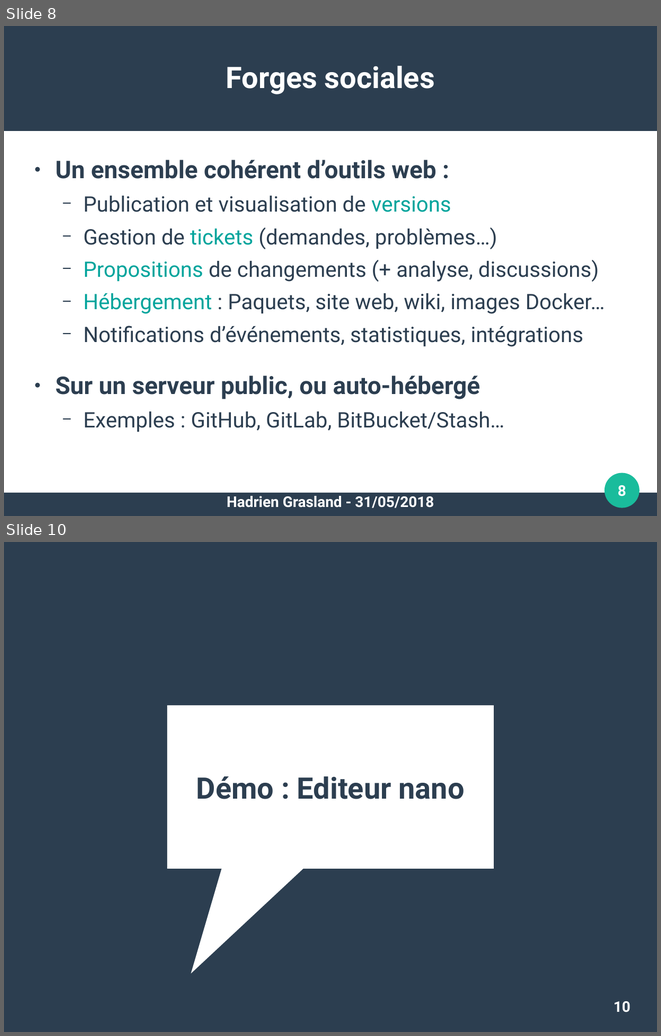
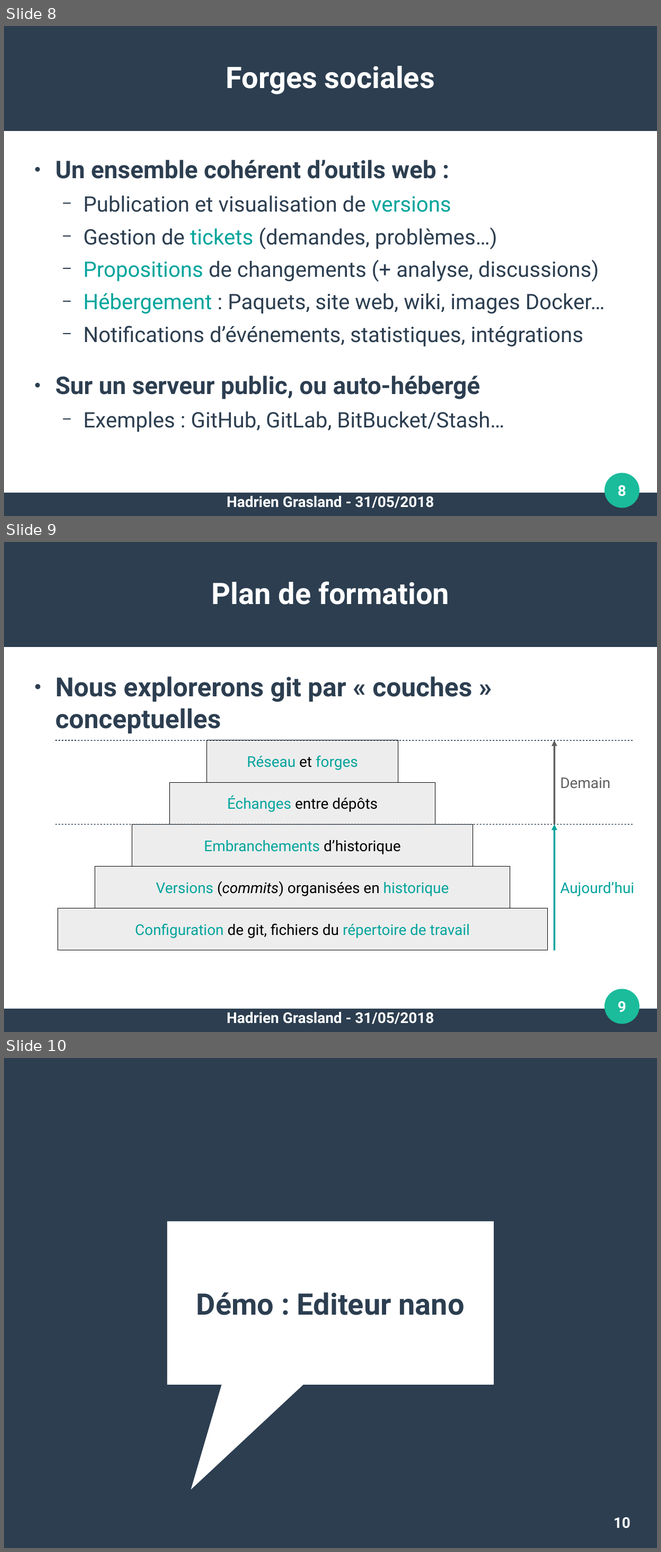
Before and after one commit to pushou/formation-git, a slide deck: 1-Introduction.odp. Shown one above the other, each under a label of ours: slides 8 and 10 before the commit, slides 8, 9 and 10 after it; the slides between them are not shown. The pictures are 661x1036 and 661x1552 pixels, drawn with LibreOffice and Linux fonts; fonts in the diff are those of the drawing. Boxes give left, top, right and bottom in pixels: in the first picture for what was removed or moved away, otherwise in the second. Text is boxed around its words. In the diff, an @@ line names an element or a change of style, - is before the commit and + after.

Commit message:
Clarifier plan en couches

```diff
--- a/1-Introduction.odp
+++ b/1-Introduction.odp
@@ slide 9 added at [4, 542, 657, 1032], background #FFFFFF; not listed: 3 template elements that a slide beside it also shows @@
@@ title added at [212, 581, 449, 605], 36 pt, text #FFFFFF, bold @@
+Plan de formation
@@ text added at [55, 676, 472, 733], 32 pt, text #2C3E50, bold @@
+● Nous explorerons git par « couches » conceptuelles
@@ line added from (55, 741) to (634, 741), #2C3E50 0.99 pt @@
@@ rectangle added at [207, 741, 399, 783], fill #EDEDED, outline #000000 0 pt, 18 pt, text #02A49C @@
+Réseau et forges
@@ arrow added from (555, 824) to (555, 741), #5F5F5F 2.3 pt @@
@@ text added at [560, 777, 610, 788], 18 pt, text #5F5F5F @@
+Demain
@@ rectangle added at [170, 783, 436, 824], fill #EDEDED, outline #000000 0 pt, 18 pt, text #000000 @@
+Échanges entre dépôts
@@ line added from (55, 824) to (634, 824), #2C3E50 0.99 pt @@
@@ rectangle added at [133, 824, 473, 866], fill #EDEDED, outline #000000 0 pt, 18 pt, text #02A49C @@
+Embranchements d’historique
@@ arrow added from (555, 950) to (555, 824), #02A49C 2.3 pt @@
@@ rectangle added at [95, 866, 511, 908], fill #EDEDED, outline #000000 0 pt, 18 pt, text #000000 @@
+Versions (commits) organisées en historique
@@ text added at [560, 882, 634, 896], 18 pt, text #02A49C @@
+Aujourd’hui
@@ rectangle added at [58, 908, 548, 950], fill #EDEDED, outline #000000 0 pt, 18 pt, text #02A49C @@
+Configuration de git, fichiers du répertoire de travail
@@ page number added at [618, 1001, 626, 1012], 18 pt, text #FFFFFF, bold @@
+9
@@ text added at [227, 1012, 434, 1024], 18 pt, text #FFFFFF, bold @@
+Hadrien Grasland - 31/05/2018
```
Also in this commit, not shown: 1 slide removed, 1 other file.
